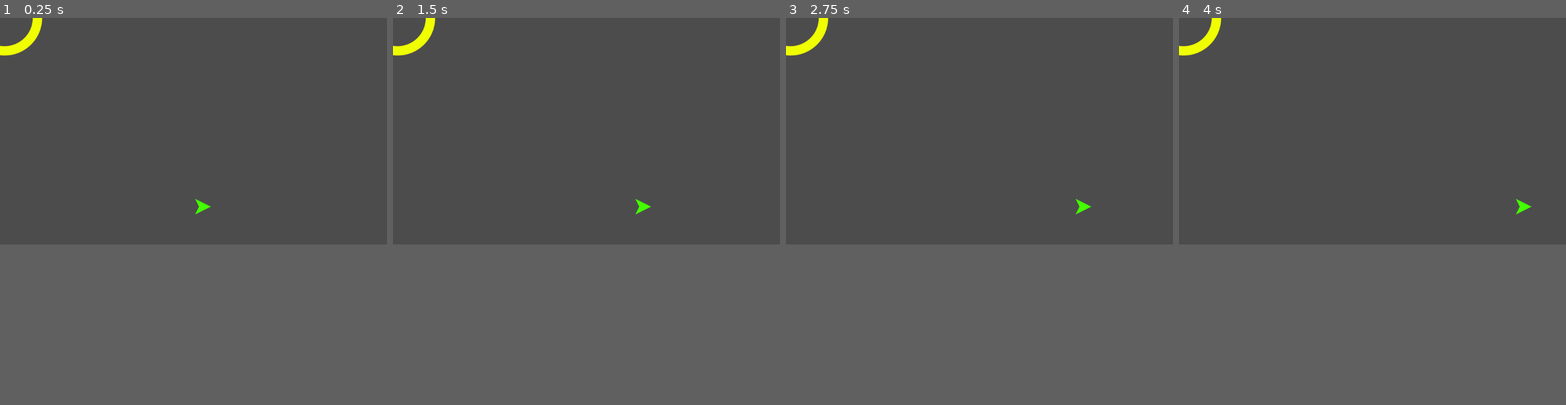
Above: before the commit, frames 1-4 (left to right).
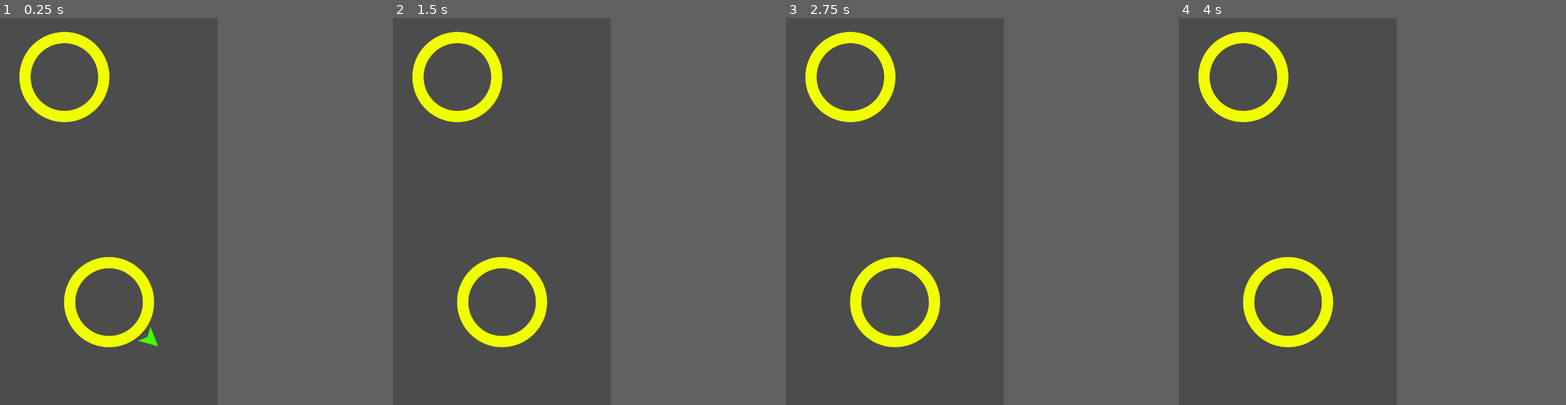
Above: after the commit, the same moments.

Repository: bearlikelion/OrbitalJump
Game: Godot game, scene res://src/Main.tscn
Same seed, same stepped clock (60 frames per second), same inputs: the game is played once before the commit and once after it.
Inputs (mouse positions are in pixels of both pictures, inside the frame that each line leads up to):
- Up to frame 1 (0.25 s): no input
- Up to frame 2 (1.5 s): move the mouse to (671, 118) at 0.52 s; click (671, 118) at 0.67 s; move the mouse to (509, 141) at 1.27 s; click (509, 141) at 1.42 s
- Up to frame 3 (2.75 s): move the mouse to (1018, 79) at 2.02 s; click (1018, 79) at 2.17 s
- Up to frame 4 (4 s): move the mouse to (1353, 176) at 2.77 s; click (1353, 176) at 2.92 s; move the mouse to (1488, 165) at 3.52 s; click (1488, 165) at 3.67 s
In our replay, the window is 800x468 before the commit and 450x800 after it. These sizes can differ from the game's own. Grey fills any space a smaller window leaves; there, only what the larger window draws over its background counts as a difference.

The runs differ from the first frame. In frame 1, 4.4% of the frame differs, in the area x 0-55%, y 0-86%; in frame 2, 4.3%; in frame 3, 4.3%; in frame 4, 4.3%.

Commit message:
Fixed circle spawn position being null

Diff:
--- a/project.godot
+++ b/project.godot
@@ -15,9 +15,17 @@
 
 [application]
 
-config/name="CircleJump"
+config/name="OrbitalJump"
 run/main_scene="res://src/Main.tscn"
 config/icon="res://icon.png"
+
+[display]
+
+window/size/width=480
+window/size/height=854
+window/handheld/orientation="portrait"
+window/stretch/mode="2d"
+window/stretch/aspect="keep"
 
 [input_devices]
 
--- a/src/Main.tscn
+++ b/src/Main.tscn
@@ -21,15 +21,17 @@
 	spawn_circle($StartPosition.position)
 
 func spawn_circle(_position=null):
+	print(\"Position: \" + str(_position))
 	var c = Circle.instance()
 	if !_position:
 		var x = rand_range(-150, 150)
 		var y = rand_range(-500, -400)
-		c.position = player.target.position + Vector2(x, y)
+		_position = player.target.position + Vector2(x, y)
 	add_child(c)
 	c.init(_position, 100)
 
 func _on_Jumper_captured(object):
+	print(\"Jumper captured\")
 	$Camera2D.position = object.position
 	call_deferred(\"spawn_circle\")
 "
@@ -38,7 +40,7 @@
 script = SubResource( 1 )
 
 [node name="StartPosition" type="Position2D" parent="."]
-position = Vector2( 500, 500 )
+position = Vector2( 224, 704 )
 
 [node name="Camera2D" type="Camera2D" parent="."]
 offset = Vector2( 0, -200 )
--- a/src/Objects/Circle.tscn
+++ b/src/Objects/Circle.tscn
@@ -15,6 +15,7 @@
 	pass
 
 func init(_position, _radius=radius):
+	position = _position
 	radius = _radius
 	$CollisionShape2D.shape = $CollisionShape2D.shape.duplicate()
 	$CollisionShape2D.shape.radius = radius
